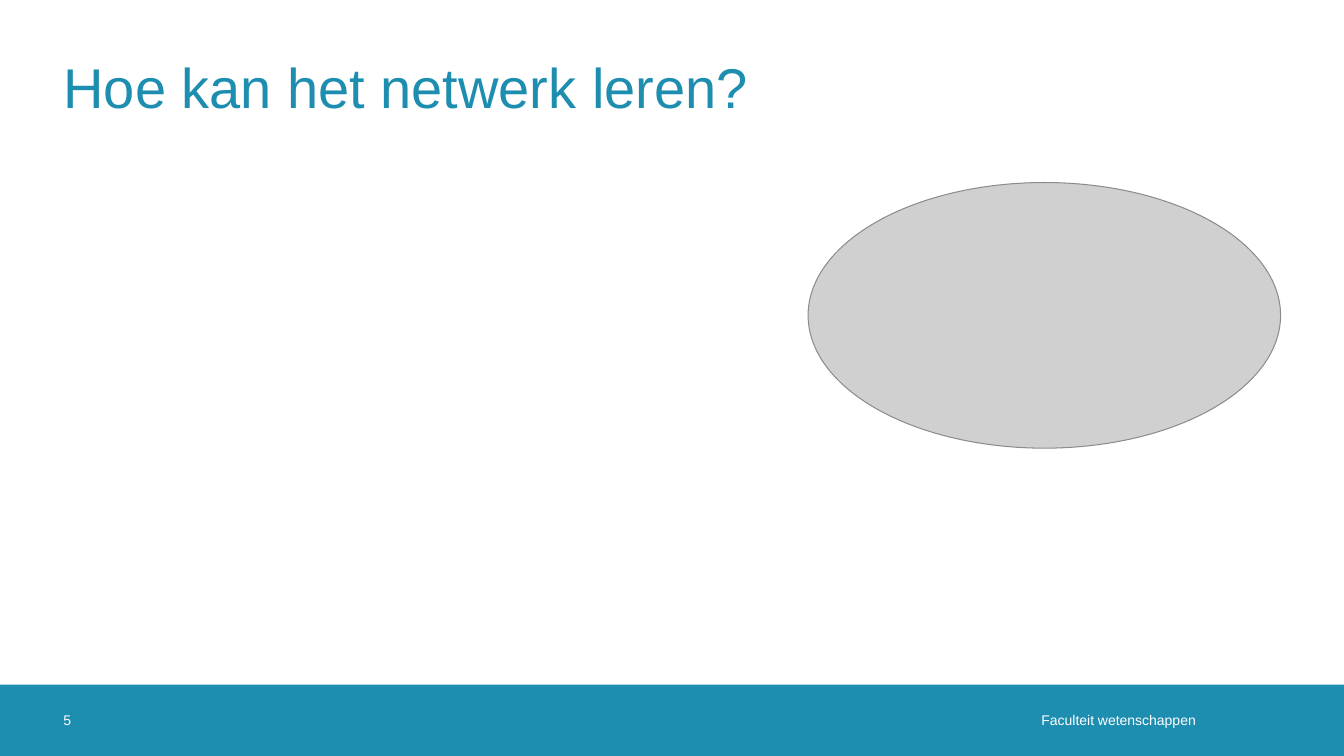
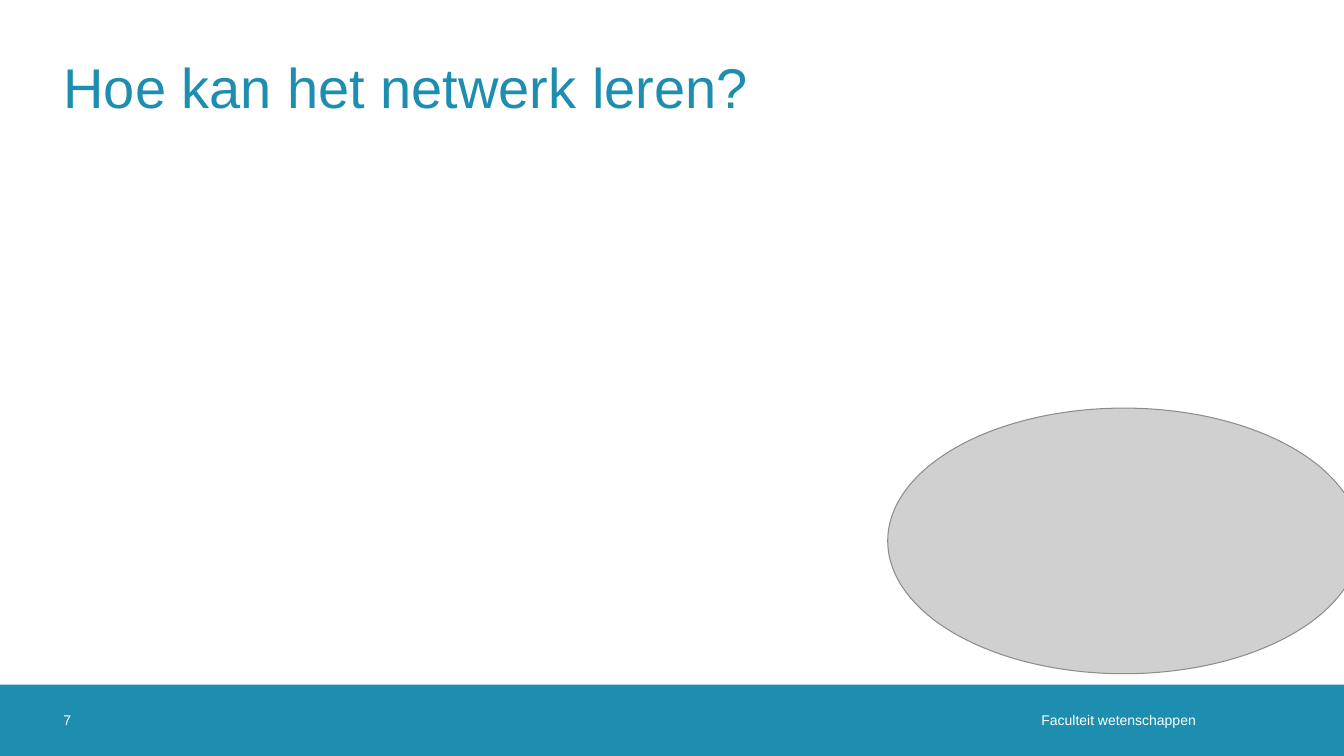
Before and after one commit to JoppeDJ/BachelorProef, a slide deck: slide 7 of Literatuurstudie/Literatuurstudie_ppt.pptx (slide 5 before the commit). Drawn at 1344x756 pixels with LibreOffice and Linux fonts; fonts in the diff are those of the drawing; grey boxes stand for pictures; background and template pictures are left out. Boxes give left, top, right and bottom in pixels: in the first picture for what was removed or moved away, otherwise in the second. Text is boxed around its words. In the diff, an @@ line names an element or a change of style, - is before the commit and + after.

```diff
--- a/Literatuurstudie/Literatuurstudie_ppt.pptx
+++ b/Literatuurstudie/Literatuurstudie_ppt.pptx
@@ picture resized from (x1=809, y1=182, x2=1281, y2=449) to (x1=888, y1=408, x2=1344, y2=675) @@
@@ page number at (x1=63, y1=715, x2=71, y2=725): text changed @@
-5
+7
```
Also in this commit, not shown: 3 other slides changed, 3 slides added.
